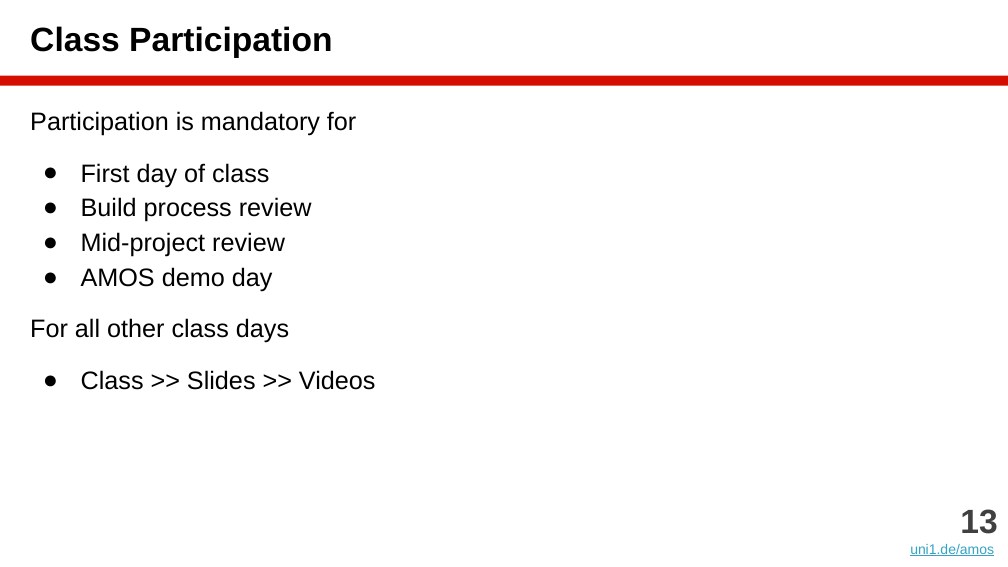
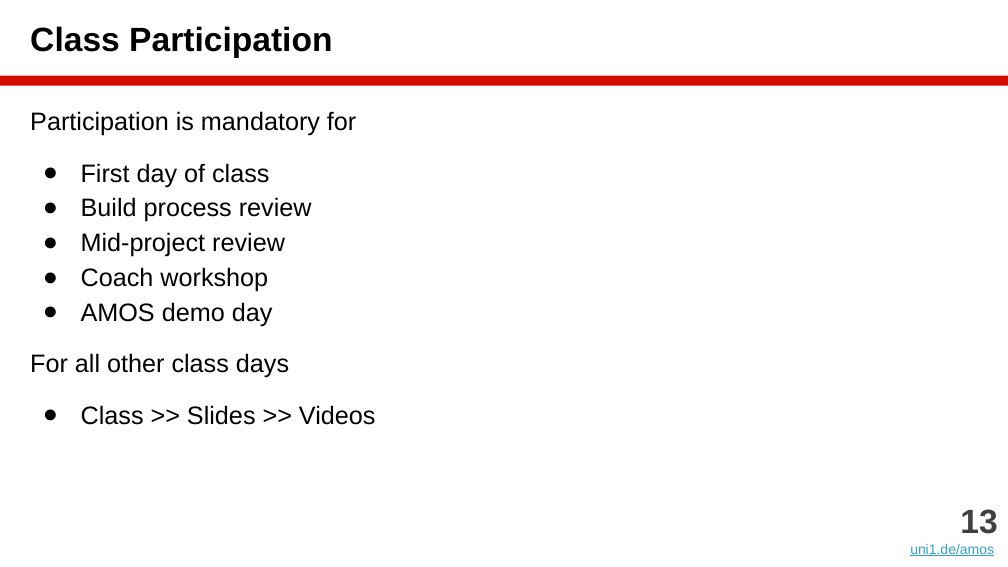
Before and after one commit to dirkriehle/amos-course, a slide deck: slide 13 of Lecture slides/AMOS A01 - Introduction.pptx. Drawn at 1008x567 pixels with LibreOffice and Linux fonts; fonts in the diff are those of the drawing. Boxes give left, top, right and bottom in pixels: in the first picture for what was removed or moved away, otherwise in the second. Text is boxed around its words. In the diff, an @@ line names an element or a change of style, - is before the commit and + after.

```diff
--- a/Lecture slides/AMOS A01 - Introduction.pptx
+++ b/Lecture slides/AMOS A01 - Introduction.pptx
@@ text at [81,267,268,292]: paragraph added @@
+● Coach workshop
```
Also in this commit, not shown: 1 other slide changed, 11 other files.
